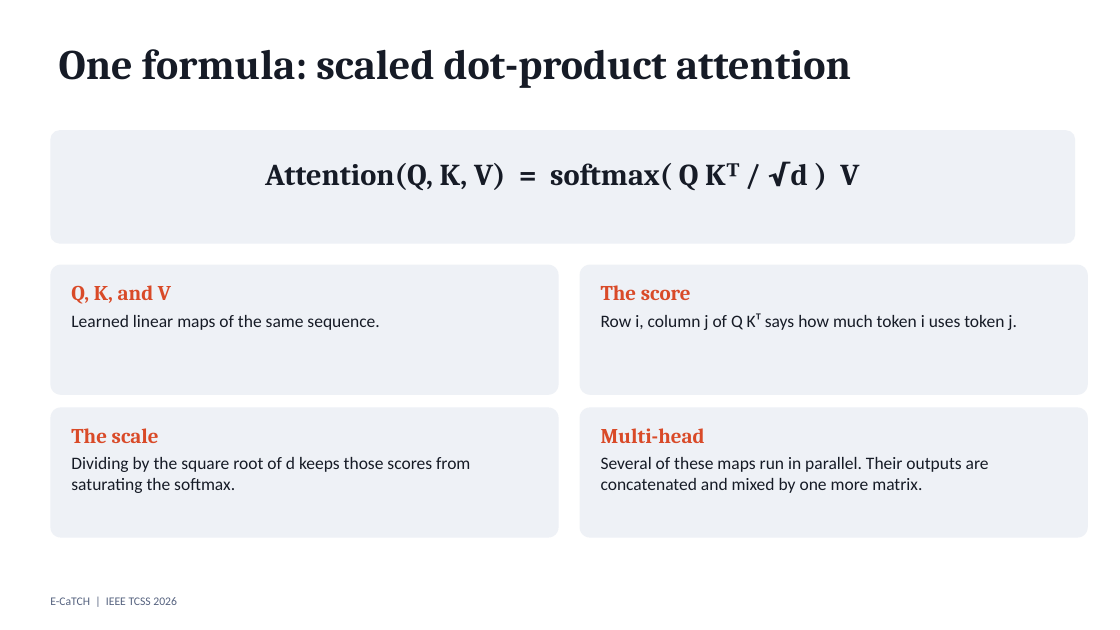
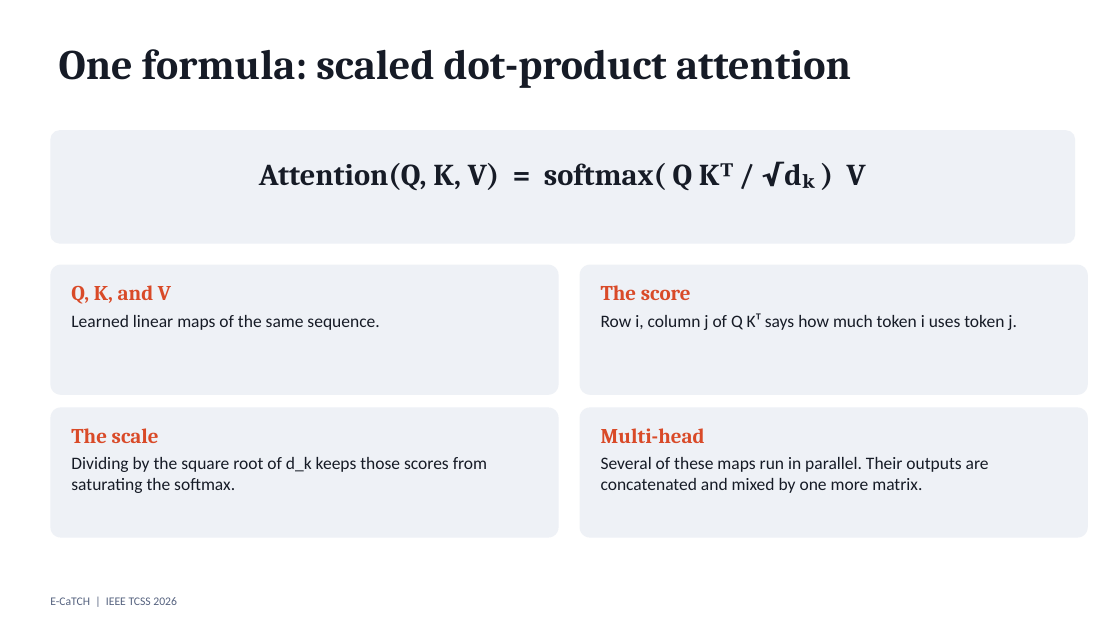
Before and after one commit to amousavi1/amousavi1.github.io, a slide deck: slide 14 of talks/georgetown-2026-ecatch/E-CaTCH_presentation_complete.pptx. Drawn at 1120x630 pixels with LibreOffice and Linux fonts; fonts in the diff are those of the drawing. Boxes give left, top, right and bottom in pixels: in the first picture for what was removed or moved away, otherwise in the second. Text is boxed around its words. In the diff, an @@ line names an element or a change of style, - is before the commit and + after.

Commit message:
Revert "Match the talk formulas to the paper's equations."
This reverts commit b7a62fe568d498d58f84a6535e8d8b395350f49a.

```diff
--- a/talks/georgetown-2026-ecatch/E-CaTCH_presentation_complete.pptx
+++ b/talks/georgetown-2026-ecatch/E-CaTCH_presentation_complete.pptx
@@ text at (259,163,866,190): text changed @@
-Attention(Q, K, V) = softmax( Q Kᵀ / √d ) V
+Attention(Q, K, V) = softmax( Q Kᵀ / √dₖ ) V
@@ text at (71,457,487,493): text changed @@
-Dividing by the square root of d keeps those scores from saturating the softmax.
+Dividing by the square root of d_k keeps those scores from saturating the softmax.
```
Also in this commit, not shown: 5 other slides changed, 1 other file.
